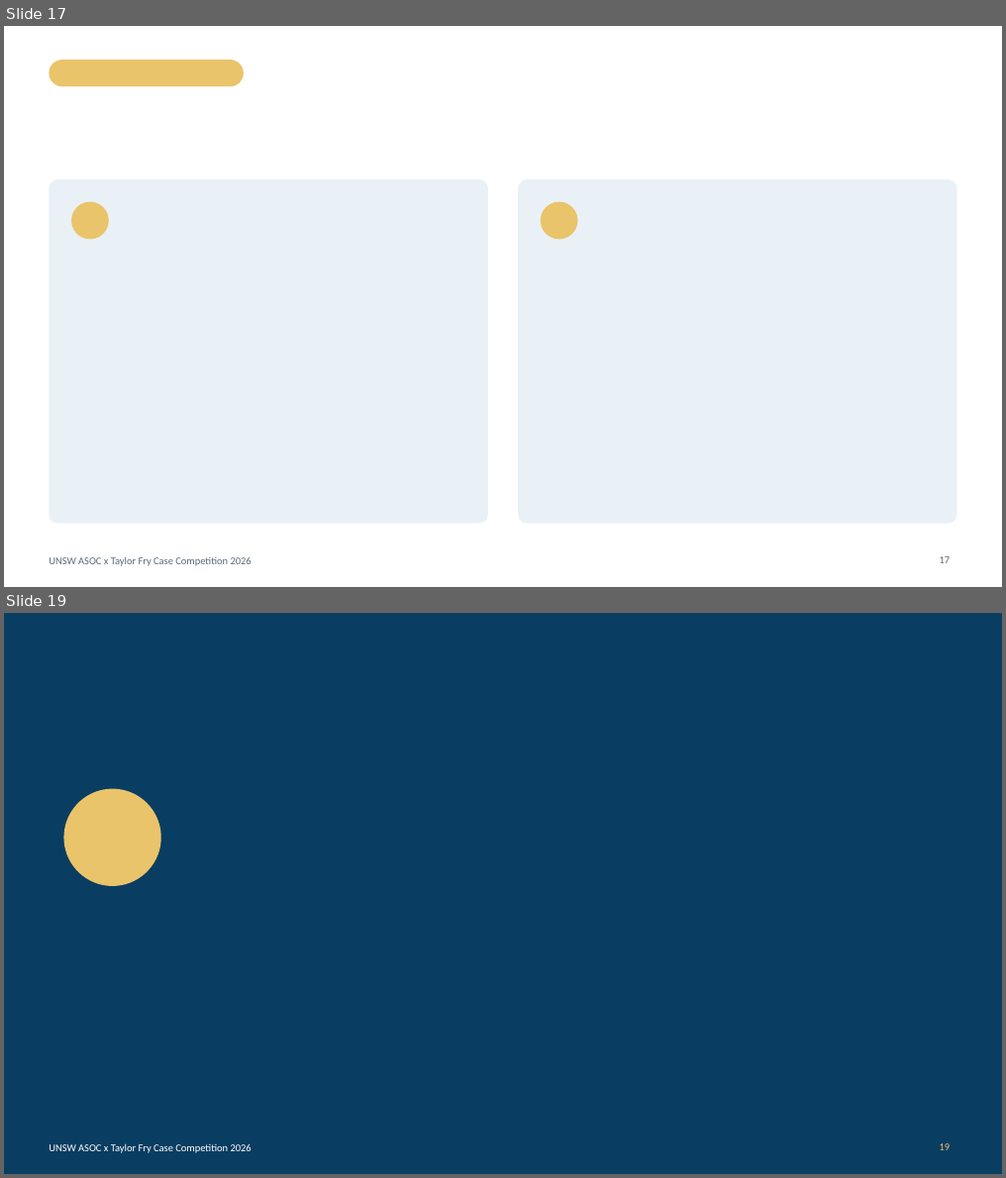
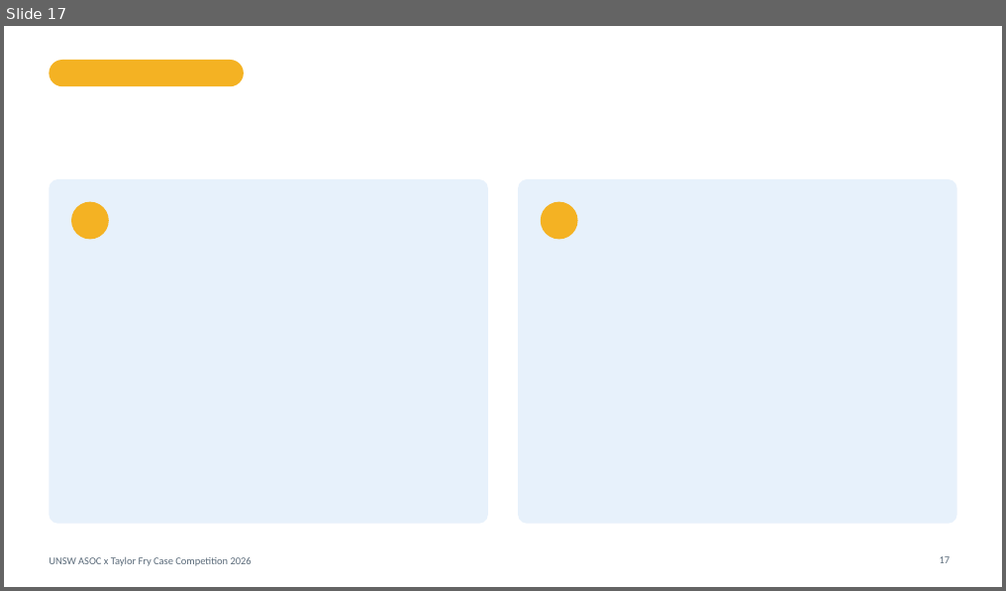
Before and after one commit to Hanlong-Hu/unsw-asoc-taylor-fry-2026, a slide deck: presentation/deck_design.pptx. Shown one above the other, each under a label of ours: slides 17 and 19 before the commit, slide 17 after it; the slides between them are not shown. The pictures are 1006x1178 and 1006x591 pixels, drawn with LibreOffice and Linux fonts; fonts in the diff are those of the drawing; background and template pictures are left out. Boxes give left, top, right and bottom in pixels: in the first picture for what was removed or moved away, otherwise in the second. Text is boxed around its words. In the diff, an @@ line names an element or a change of style, - is before the commit and + after.

```diff
--- a/presentation/deck_design.pptx
+++ b/presentation/deck_design.pptx
@@ slide 19 removed at <box>4,613,1002,1174</box>, background #0A3D62 @@
@@ ellipse removed at <box>63,789,161,886</box> @@
@@ text removed at <box>49,1144,252,1154</box> @@
-UNSW ASOC x Taylor Fry Case Competition 2026
@@ page number removed at <box>940,1144,950,1151</box> @@
-19
@@ slide 17 changed as well @@
@@ rounded rectangle at <box>49,179,488,524</box>: fill #EAF1F6 to #E7F1FB @@
@@ rounded rectangle at <box>519,179,957,524</box>: fill #EAF1F6 to #E7F1FB @@
@@ fill #E9C46A to #F4B223 in 3 elements at <box>49,60,244,86</box>, <box>71,202,109,240</box>, <box>541,202,578,240</box> @@
```
Also in this commit, not shown: 18 other slides changed, 5 slides added, 4 other slides removed, 3 other files.
